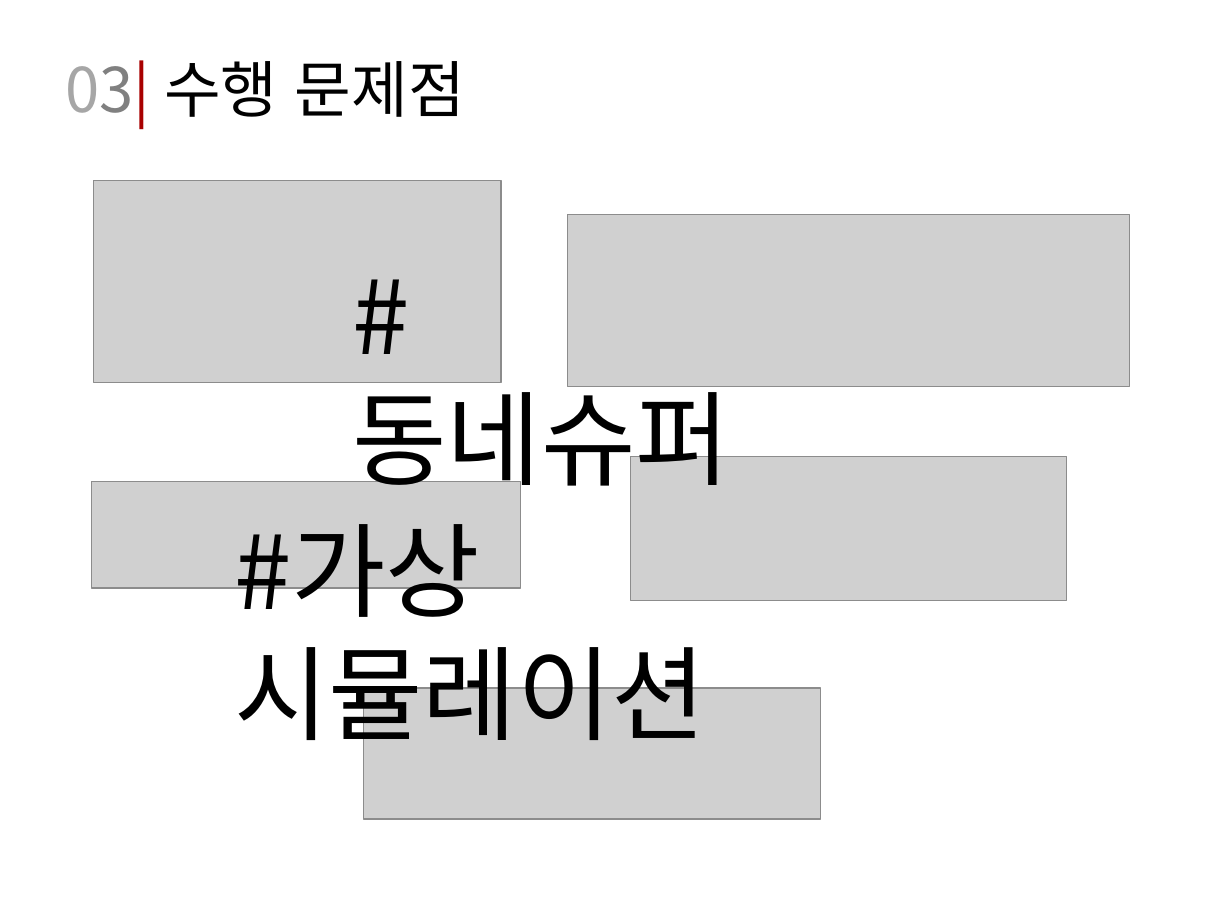
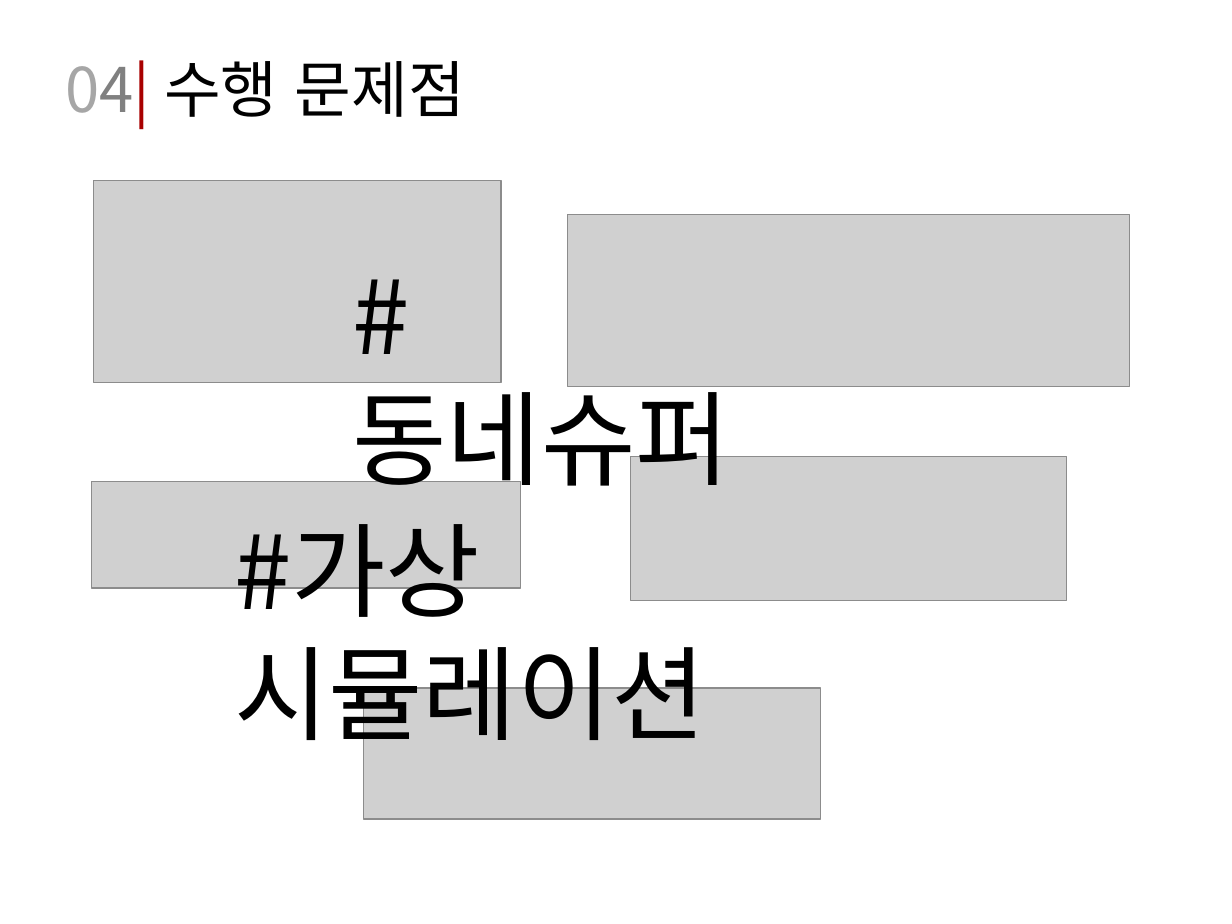
Before and after one commit to Jong-min/Soft_Project, a slide deck: slide 11 of 2016_0316_Presentation/CDP-12_1603016.pptx (slide 10 before the commit). Drawn at 1232x924 pixels with LibreOffice and Linux fonts; fonts in the diff are those of the drawing; grey boxes stand for pictures. Boxes give left, top, right and bottom in pixels: in the first picture for what was removed or moved away, otherwise in the second. Text is boxed around its words. In the diff, an @@ line names an element or a change of style, - is before the commit and + after.

```diff
--- a/2016_0316_Presentation/CDP-12_1603016.pptx
+++ b/2016_0316_Presentation/CDP-12_1603016.pptx
@@ text at (65,60,465,128): text changed @@
-03| 수행 문제점
+04| 수행 문제점
```
Also in this commit, not shown: 6 other slides changed, 1 slide added.
